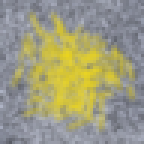
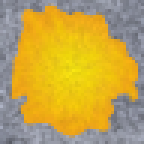
Layer changes from the first (144, 144) image to the second:
"New Layer#4": blend normal → soft light over [9, 9, 138, 135]
added layer "New Layer#7" above "New Layer#6" over [9, 3, 138, 138]
